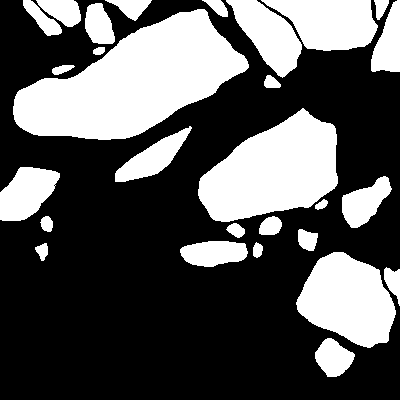
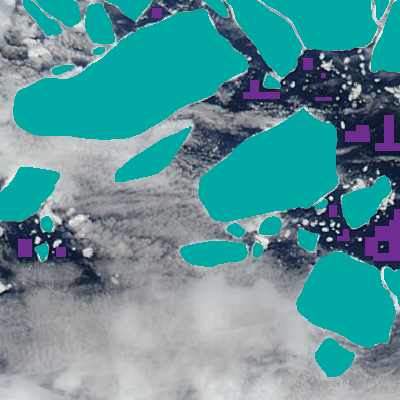
Layers edited between the first and the second 400×400 image:
added layer "water samples" above "ice floes" over [18, 8, 400, 261]
hid "ice floes" (1st of 2) over [0, 0, 400, 400]
